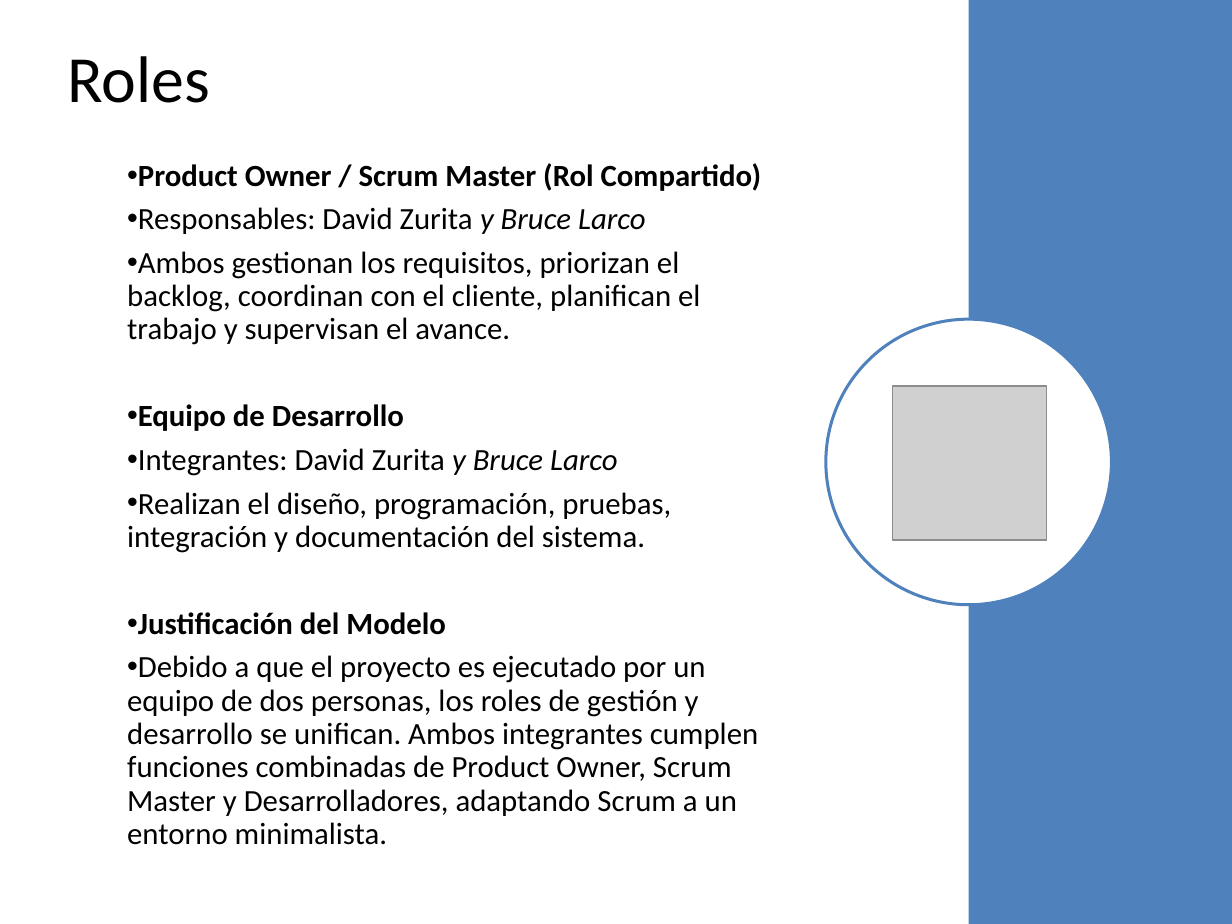
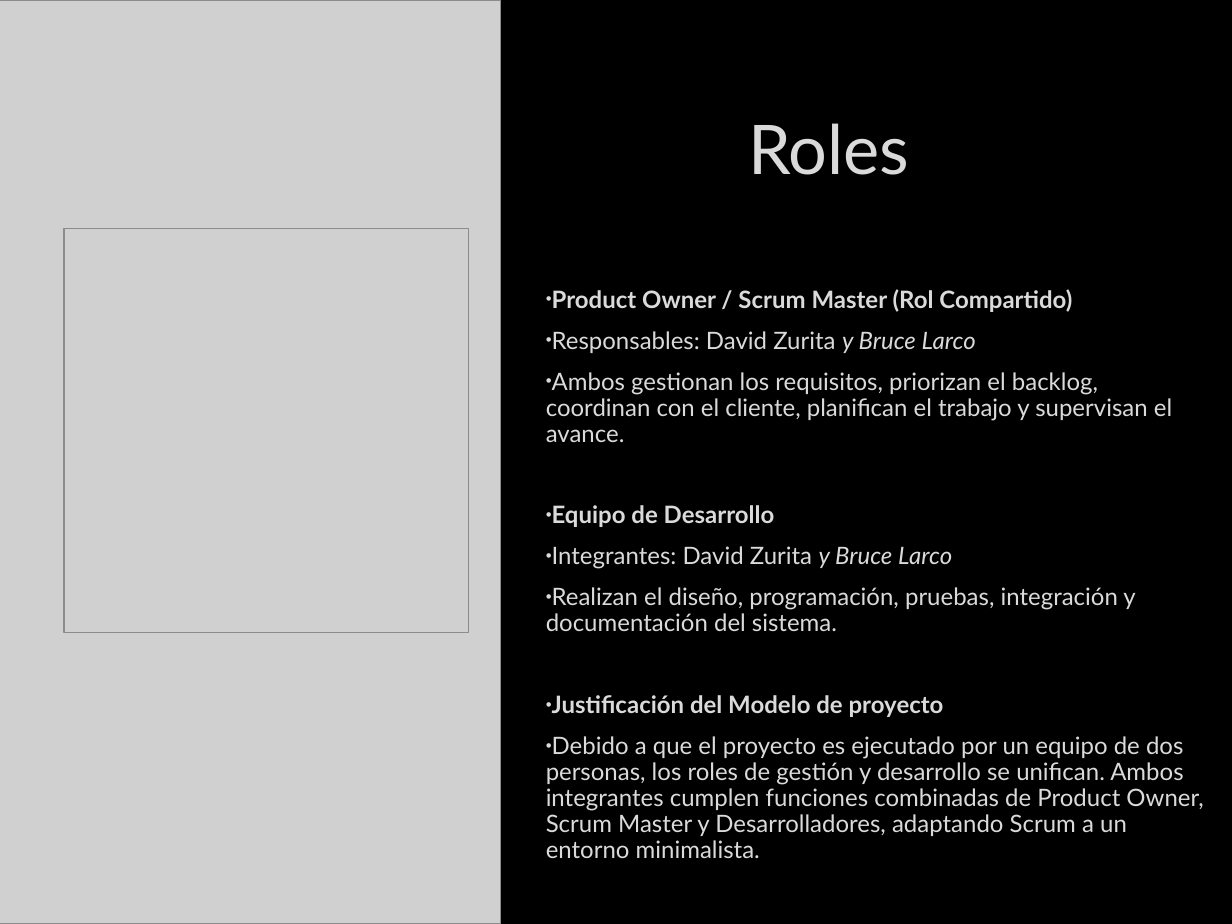
Before and after one commit to DalizC/PTY4614, a slide deck: slide 11 of Equipo 09/Fase 2/Evidencias Proyecto/Presentacion.pptx. Drawn at 1232x924 pixels with LibreOffice and Linux fonts; fonts in the diff are those of the drawing; grey boxes stand for pictures; background and template pictures are left out. Boxes give left, top, right and bottom in pixels: in the first picture for what was removed or moved away, otherwise in the second. Text is boxed around its words. In the diff, an @@ line names an element or a change of style, - is before the commit and + after.

```diff
--- a/Equipo 09/Fase 2/Evidencias Proyecto/Presentacion.pptx
+++ b/Equipo 09/Fase 2/Evidencias Proyecto/Presentacion.pptx
@@ background #FFFFFF to picture (left out) @@
@@ picture added at (0,0,500,924) @@
@@ rectangle removed at (968,0,1232,924) @@
@@ title "Roles": place and size @@
-title "Roles" at (67,56,210,103)
+title "Roles" at (748,123,909,175)
@@ title "Roles" at (748,123,909,175): size 38.5 to 40 pt, font Calibri to Lato, text colour #000000 to #DADADA, letter outline none to #404040 0.75 pt; alignment left to centre; line spacing 0.9 to 1 @@
@@ picture added at (64,228,468,632) @@
@@ text "Product Owner / Scrum Master ...": place and size @@
-text "Product Owner / Scrum Master ..." at (127,207,758,816)
+text "Product Owner / Scrum Master ..." at (546,289,1203,858)
@@ text at (546,289,1203,858): size 18 to 14 pt, font Calibri to Lato, text colour #000000 to #DADADA, letter outline none to #404040 0.75 pt; more space between paragraphs @@
@@ ellipse removed at (825,319,1111,605) @@
@@ picture removed at (893,386,1047,540) @@
@@ text at (552,695,944,717): text changed; size 18 to 14 pt; font Calibri to Lato; text colour #000000 to #DADADA @@
-• Justificación del Modelo
+• Justificación del Modelo de proyecto
```
Also in this commit, not shown: 12 other slides changed, 1 slide added, 1 slide removed.
